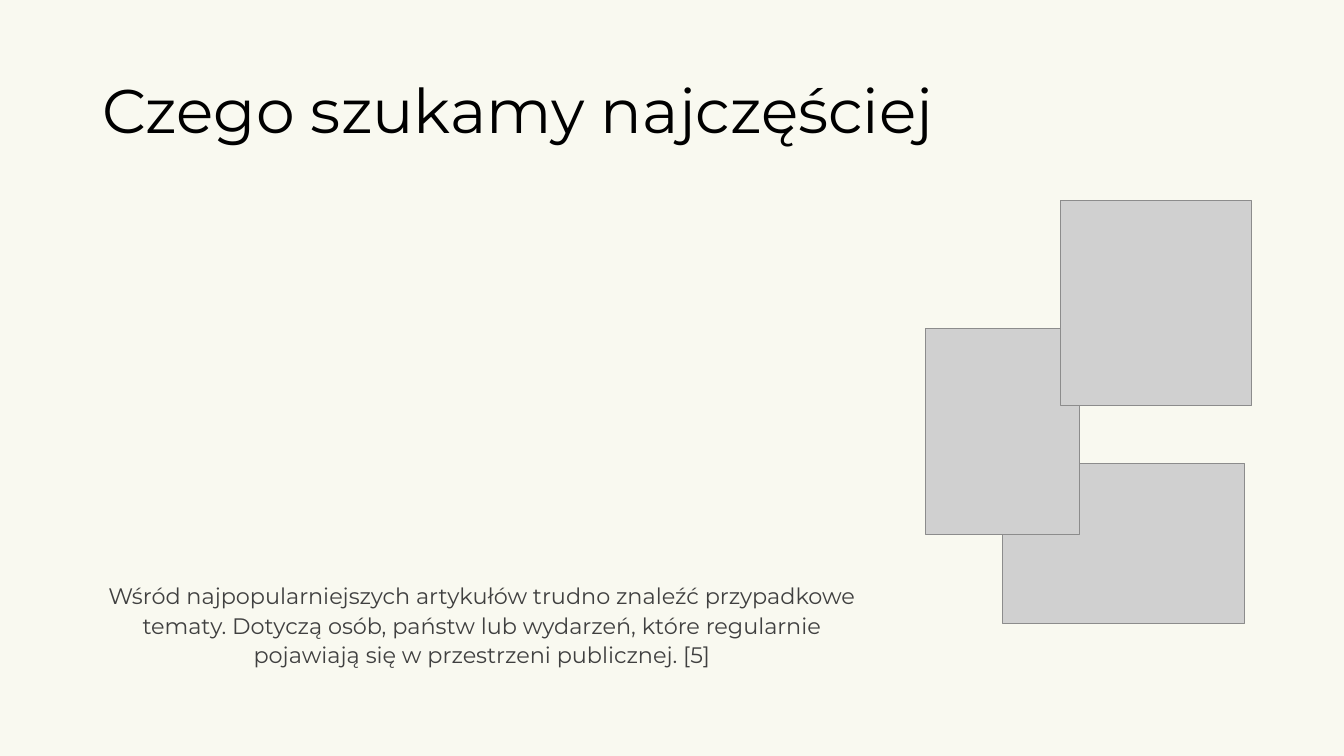
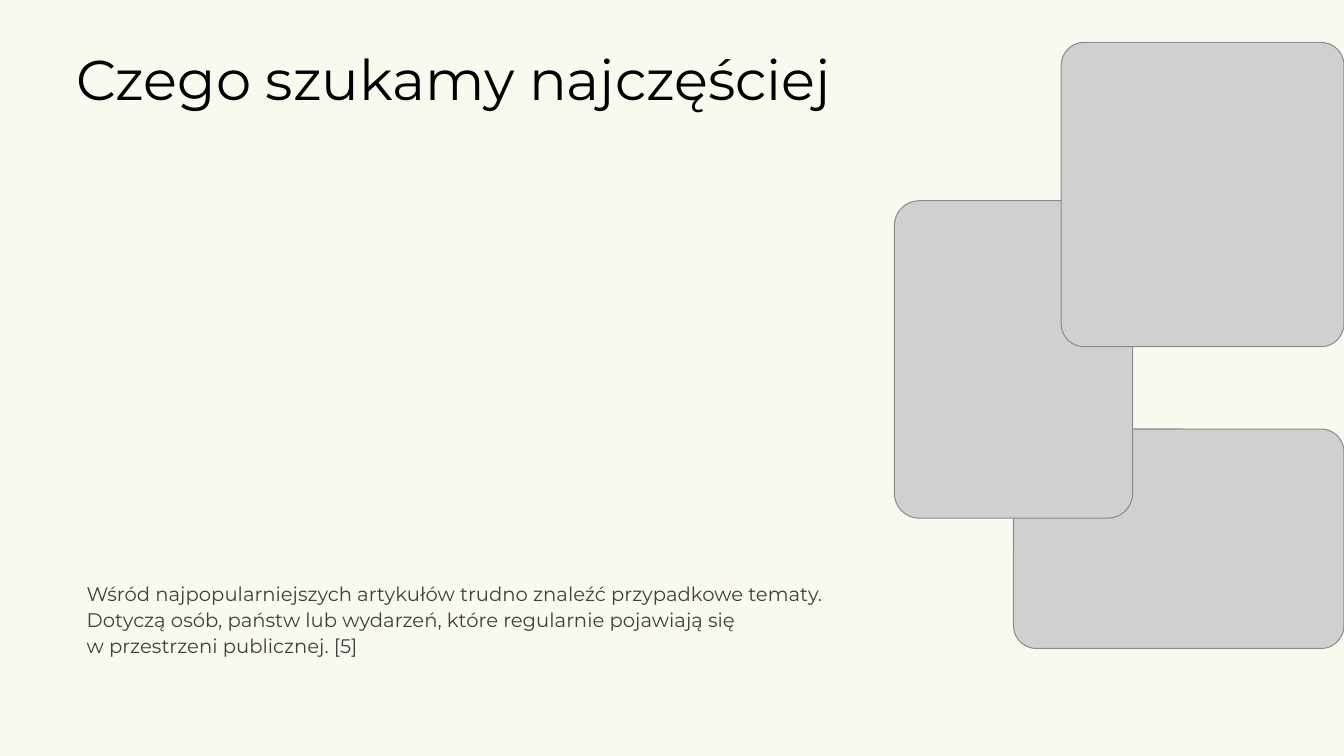
Before and after one commit to kotlarekm/BI_NGO_Wikipedia, a slide deck: slide 3 of storytelling/Wikipedia_25_Marcinos.pptx. Drawn at 1344x756 pixels with LibreOffice and Linux fonts; fonts in the diff are those of the drawing; grey boxes stand for pictures; background and template pictures are left out. Boxes give left, top, right and bottom in pixels: in the first picture for what was removed or moved away, otherwise in the second. Text is boxed around its words. In the diff, an @@ line names an element or a change of style, - is before the commit and + after.

```diff
--- a/storytelling/Wikipedia_25_Marcinos.pptx
+++ b/storytelling/Wikipedia_25_Marcinos.pptx
@@ title "Czego szukamy najczęściej": place and size @@
-title "Czego szukamy najczęściej" at bbox=[102, 87, 933, 147]
+title "Czego szukamy najczęściej" at bbox=[77, 58, 831, 113]
@@ title "Czego szukamy najczęściej" at bbox=[77, 58, 831, 113]: size 44 to 40 pt @@
@@ picture: place and size @@
-picture at bbox=[1061, 201, 1251, 406]
+picture at bbox=[1062, 42, 1344, 347]
@@ picture: place and size @@
-picture at bbox=[926, 329, 1080, 534]
+picture at bbox=[894, 201, 1132, 518]
@@ picture: place and size @@
-picture at bbox=[1003, 463, 1245, 623]
+picture at bbox=[1013, 430, 1344, 649]
@@ text "Wśród najpopularniejszych artykułów trudno znaleźć ...": place and size @@
-text "Wśród najpopularniejszych artykułów trudno znaleźć ..." at bbox=[108, 587, 855, 668]
+text "Wśród najpopularniejszych artykułów trudno znaleźć ..." at bbox=[87, 586, 822, 657]
@@ text "Wśród najpopularniejszych artykułów trudno znaleźć ..." at bbox=[87, 586, 822, 657]: size 16 to 14 pt; alignment centre to left @@
```
Also in this commit, not shown: 10 other slides changed, 2 other files.
